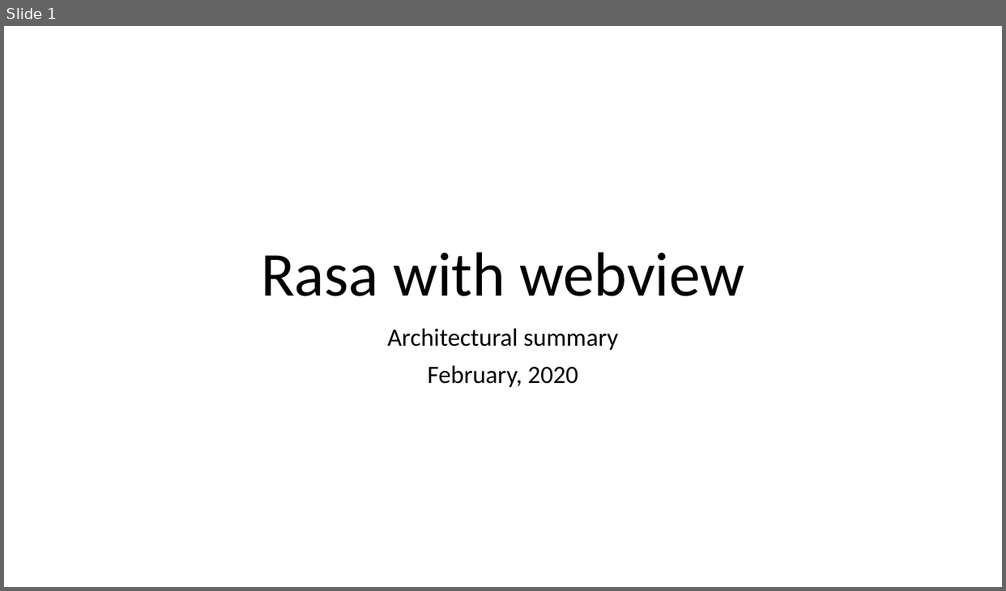
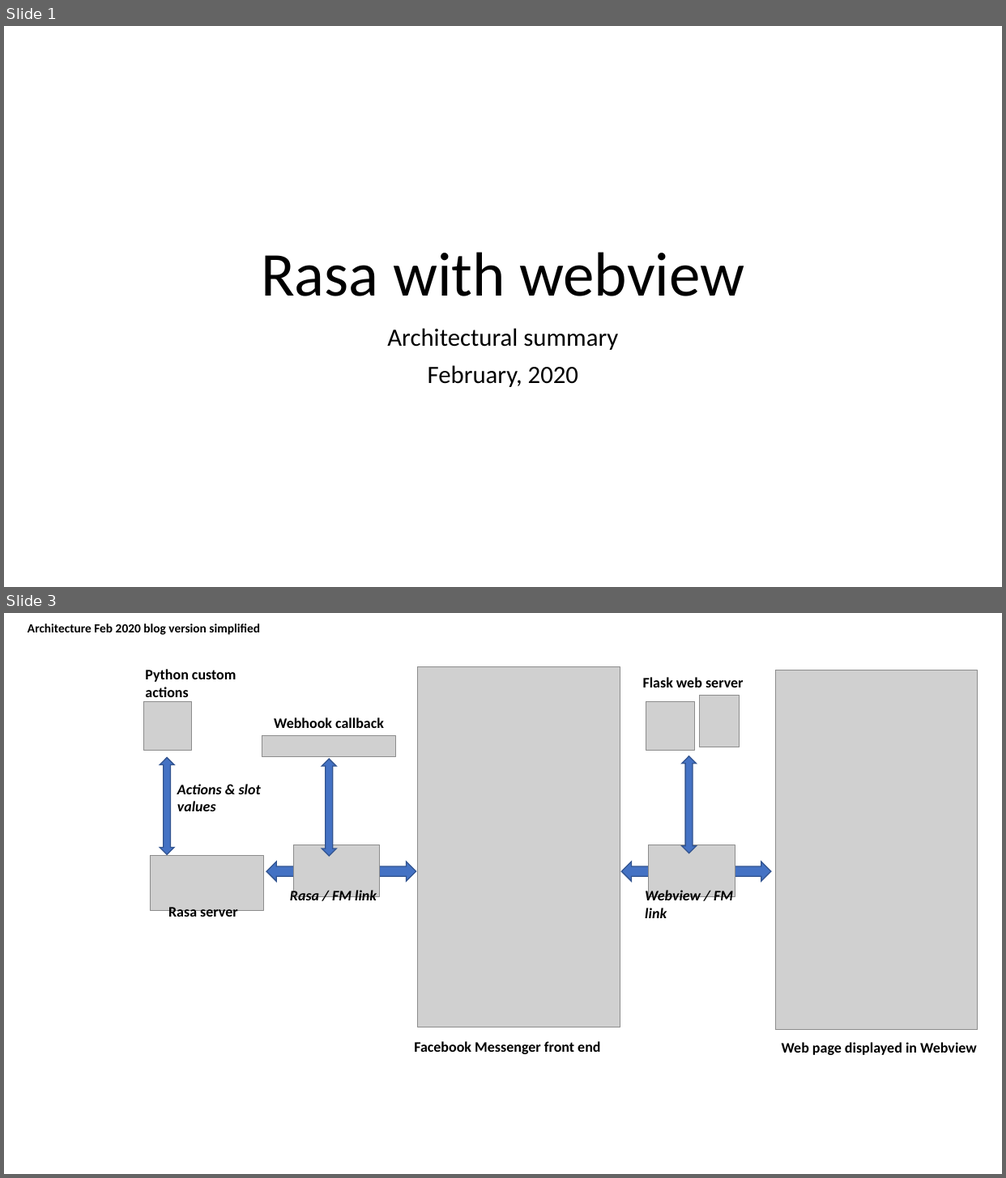
Before and after one commit to ryanmark1867/webview_rasa_example, a slide deck: media/architecture_feb_2020.pptx. Shown one above the other, each under a label of ours: slide 1 before the commit, slides 1 and 3 after it; the slides between them are not shown. The pictures are 1006x591 and 1006x1178 pixels, drawn with LibreOffice and Linux fonts; fonts in the diff are those of the drawing; grey boxes stand for pictures. Boxes give left, top, right and bottom in pixels: in the first picture for what was removed or moved away, otherwise in the second. Text is boxed around its words. In the diff, an @@ line names an element or a change of style, - is before the commit and + after.

```diff
--- a/media/architecture_feb_2020.pptx
+++ b/media/architecture_feb_2020.pptx
@@ slide 3 added at (4, 613, 1002, 1174), background #FFFFFF @@
@@ text added at (27, 624, 260, 635), 12 pt, text #000000, bold @@
+Architecture Feb 2020 blog version simplified
@@ text added at (145, 669, 236, 697), 14 pt, text #000000, bold @@
+Python custom actions
@@ picture added at (418, 667, 620, 1027) @@
@@ text added at (643, 677, 744, 688), 14 pt, text #000000, bold @@
+Flask web server
@@ picture added at (775, 671, 978, 1031) @@
@@ picture added at (143, 701, 192, 750) @@
@@ picture added at (646, 701, 695, 750) @@
@@ picture added at (700, 696, 740, 747) @@
@@ text added at (274, 717, 384, 728), 14 pt, text #000000, bold @@
+Webhook callback
@@ left right arrow added at (160, 757, 174, 854), fill #4472C4, outline #325491 1 pt @@
@@ picture added at (262, 736, 395, 756) @@
@@ left right arrow added at (682, 756, 696, 854), fill #4472C4, outline #325491 1 pt @@
@@ left right arrow added at (322, 759, 336, 856), fill #4472C4, outline #325491 1 pt @@
@@ text added at (177, 784, 261, 811), 14 pt, text #000000, bold, italic @@
+Actions & slot values
@@ picture added at (150, 855, 264, 911) @@
@@ picture added at (294, 845, 380, 897) @@
@@ picture added at (649, 845, 735, 897) @@
@@ left right arrow added at (266, 862, 416, 881), fill #4472C4, outline #325491 1 pt @@
@@ left right arrow added at (621, 862, 771, 881), fill #4472C4, outline #325491 1 pt @@
@@ text added at (290, 889, 377, 905), 14 pt, text #000000, bold, italic @@
+Rasa / FM link
@@ text added at (645, 889, 733, 918), 14 pt, text #000000, bold, italic @@
+Webview / FM link
@@ text added at (168, 907, 238, 922), 14 pt, text #000000, bold @@
+Rasa server
@@ text added at (414, 1041, 600, 1054), 14 pt, text #000000, bold @@
+Facebook Messenger front end
@@ text added at (782, 1042, 977, 1055), 14 pt, text #000000, bold @@
+Web page displayed in Webview
```
Also in this commit, not shown: 1 slide changed, 1 other slide added, 1 slide removed, 18 other files.
